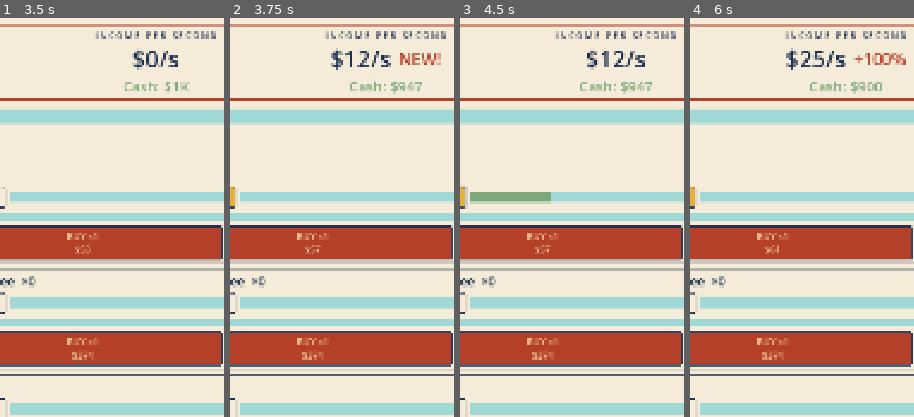
Above: before the commit, frames 1-4 (left to right).
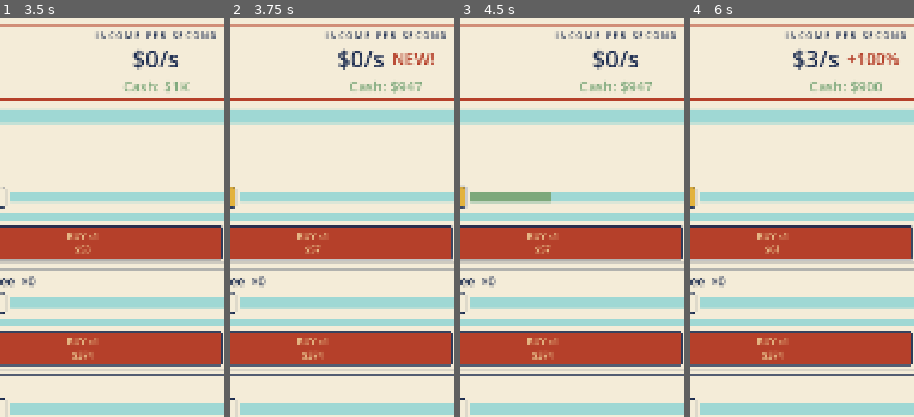
Above: after the commit, the same moments.

Repository: TimGoergen/american-tycoon
Game: Godot game, scene res://Main.tscn
Same seed, same stepped clock (60 frames per second), same inputs: the game is played once before the commit and once after it.
Inputs:
- Up to frame 1 (3.5 s): click "BUY MODE: ×1" at 0.5 s; click "BUY MODE: ×10" at 1.25 s; click "BUY MODE: ×100" at 2 s; click "BUY MODE: MAX" at 2.75 s
- Up to frame 2 (3.75 s): click "BUY ×1 $53" at 3.5 s
- Up to frame 3 (4.5 s): click "START" at 4.25 s
- Up to frame 4 (6 s): click "START" at 5 s; click "BUY ×1 $57" at 5.75 s
The pictures show only the part of the screen within x 15-65%, y 0-50%; the shares and areas given below are measured in that part.

Frame 1 is identical in both runs. In frame 2, 1.3% of the frame differs, in the area x 45-95%, y 7-14%; in frame 3, 0.8%; in frame 4, 1.2%.

Commit message:
Show effective income/sec (EMA of actual inflow)
The headline income/sec now reflects what the player is actually earning
right now — active rushing (faster completions), wage taps, and frenzy all
included — instead of only the passive per-property rate. Implemented as
GameState.effective_income_per_sec: an EMA (tau 1.5s) of real cash inflow
per tick (property income + wage taps), seeded to the theoretical rate so
it doesn't ramp from zero on load. Rises while active, settles to passive
when idle. Reconciles the 'holding rush ~10x money' report (the money was
correct; the stat just didn't show the active rate).

Co-Authored-By: Claude Fable 5 <noreply@anthropic.com>

Diff:
--- a/game/scripts/Main.gd
+++ b/game/scripts/Main.gd
@@ -51,7 +51,9 @@
 
 	# Reflect the active frenzy multiplier in the headline income/sec so the hero
 	# stat jumps during a burn (frenzy boosts income at payment — Spec §7).
-	_hero_stat.set_income_per_sec(game.economy.get_total_income_per_sec() * game.frenzy.get_multiplier())
+	# Effective rate (EMA of actual inflow — rushing, wage taps, frenzy all included),
+	# so the headline reflects what the player is earning right now, not just passively.
+	_hero_stat.set_income_per_sec(game.effective_income_per_sec)
 	_hero_stat.set_cash(game.economy.cash)
 	_hero_stat.set_frenzy_glow(game.frenzy.get_multiplier() > 1.0)
 
--- a/game/scripts/core/GameState.gd
+++ b/game/scripts/core/GameState.gd
@@ -20,6 +20,22 @@
 ## this peak before its Legacy sprint multiplier gives way to the residual
 ## (Spec §9.4). Monotonic — only ever rises within a generation.
 var peak_net_worth: float = 0.0
+
+## Smoothed "effective" income/sec — an exponential moving average of ACTUAL cash
+## inflow (property completions + wage taps, frenzy included). Unlike the theoretical
+## per-property rate, this rises while the player is actively rushing/tapping and
+## settles back to the passive rate when idle, so the headline stat reflects what
+## they are really earning right now. Display-only.
+var effective_income_per_sec: float = 0.0
+
+## Time constant (seconds) for the effective-income average — how fast it tracks a
+## change in earning rate. ~1.5s reads as live without being jittery.
+const EFFECTIVE_INCOME_TAU := 1.5
+
+# Wage earned since the last tick (taps fire between ticks); folded into the
+# effective-income average on the next tick, then cleared.
+var _wage_earned_since_tick: float = 0.0
+var _effective_seeded := false
 
 
 func _init(property_configs: Array, titles: Array, p_tuning: TuningConfig) -> void:
@@ -41,6 +57,23 @@
 	frenzy.tick(delta)
 	economy.tick(delta, frenzy.get_multiplier() * extra_property_multiplier)
 	peak_net_worth = maxf(peak_net_worth, economy.get_net_worth())
+	_update_effective_income(delta)
+
+
+## Fold this tick's actual cash inflow (property income + wage taps since the last
+## tick) into the smoothed effective income/sec. Seeded once to the theoretical
+## running rate so the stat doesn't visibly ramp up from zero on load.
+func _update_effective_income(delta: float) -> void:
+	if delta <= 0.0:
+		return
+	var inflow := economy.income_this_tick + _wage_earned_since_tick
+	_wage_earned_since_tick = 0.0
+	if not _effective_seeded:
+		effective_income_per_sec = economy.get_total_income_per_sec()
+		_effective_seeded = true
+	var instantaneous := inflow / delta
+	var alpha := 1.0 - exp(-delta / EFFECTIVE_INCOME_TAU)
+	effective_income_per_sec += (instantaneous - effective_income_per_sec) * alpha
 
 
 # ---------------------------------------------------------------------------
@@ -50,7 +83,9 @@
 ## Layer 1: tap the wage button. Pays the current title's wage immediately.
 func tap_wage() -> void:
 	frenzy.on_tap()
-	economy.award_cash(wage.tap_wage(frenzy.get_multiplier()))
+	var earned := wage.tap_wage(frenzy.get_multiplier())
+	economy.award_cash(earned)
+	_wage_earned_since_tick += earned
 
 
 ## Layer 1 auto-tap: one held "clock in" pulse. Earns the wage in full (it is
@@ -59,7 +94,9 @@
 ## (Spec §7). The pulse rate lives in the UI (WagePanel), upgrade-scalable later.
 func hold_tap_wage() -> void:
 	frenzy.on_tap(tuning.frenzy_fill_hold_factor)
-	economy.award_cash(wage.tap_wage(frenzy.get_multiplier()))
+	var earned := wage.tap_wage(frenzy.get_multiplier())
+	economy.award_cash(earned)
+	_wage_earned_since_tick += earned
 
 
 ## Layer 2: tap a property. Starts the cycle if idle, rushes it if running.
Not shown, changed: docs/American_Tycoon_UI_Design_Notes_v0_1.md
